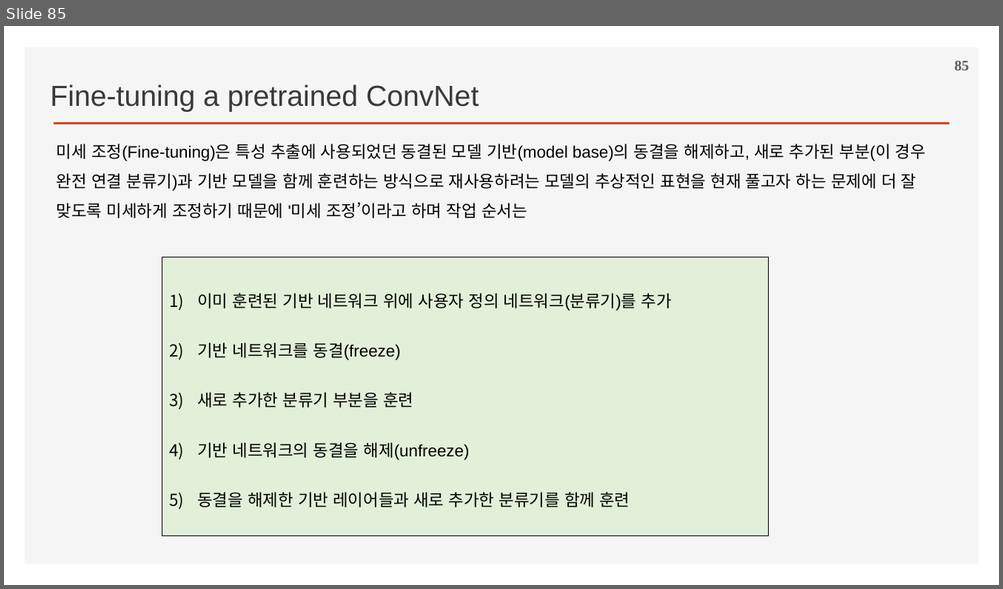
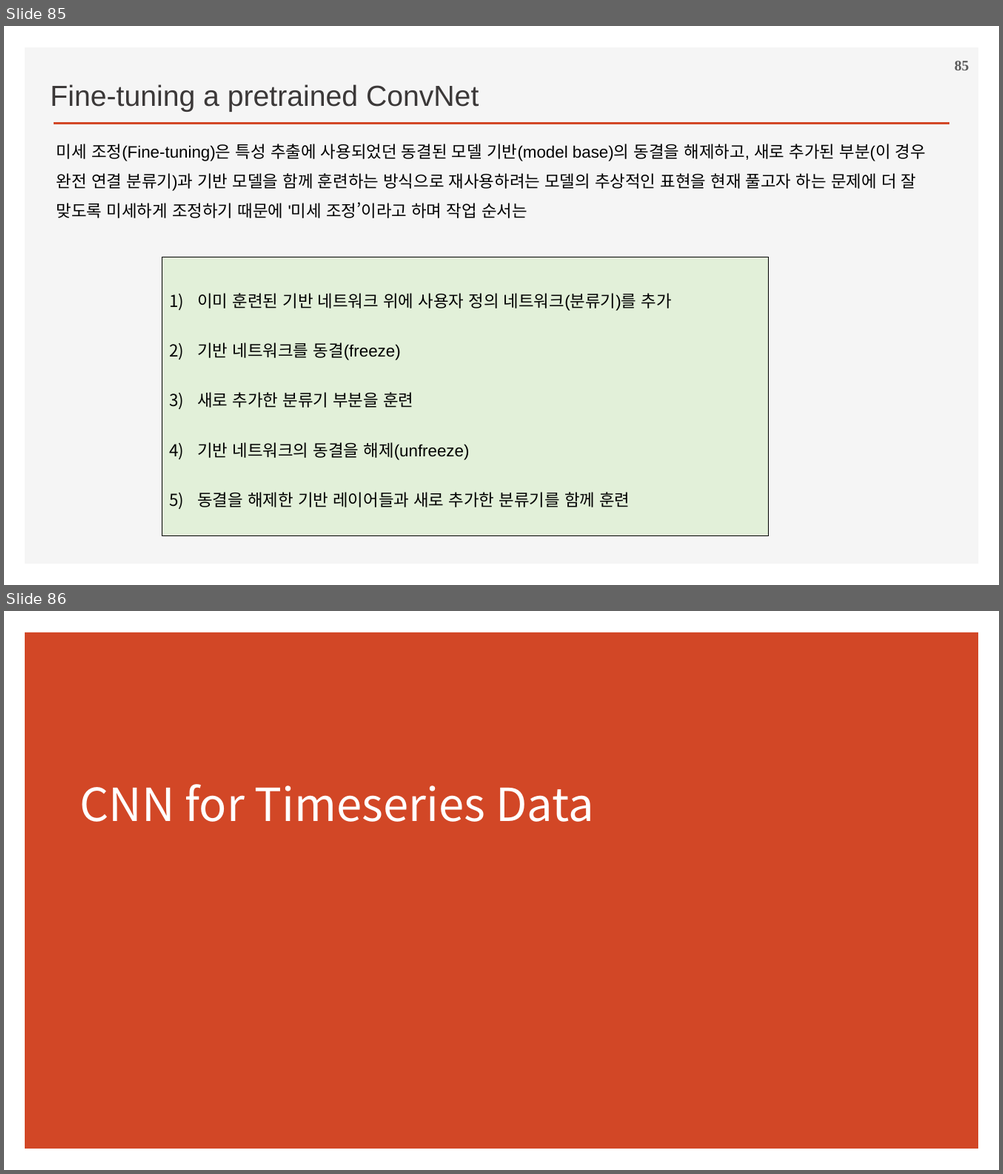
Before and after one commit to ancestor9/2026_Fall_Deep-Learning-with-Python, a slide deck: Chapter 08 Image Classification.pptx. Shown one above the other, each under a label of ours: slide 85 before the commit, slides 85 and 86 after it. The pictures are 1003x589 and 1003x1174 pixels, drawn with LibreOffice and Linux fonts; fonts in the diff are those of the drawing; background and template pictures are left out. Boxes give left, top, right and bottom in pixels: in the first picture for what was removed or moved away, otherwise in the second. Text is boxed around its words. In the diff, an @@ line names an element or a change of style, - is before the commit and + after.

```diff
--- a/Chapter 08 Image Classification.pptx
+++ b/Chapter 08 Image Classification.pptx
@@ slide 86 added at (4,611,999,1170), background #FFFFFF @@
@@ rectangle added at (25,632,979,1150), fill #D24726 @@
@@ title added at (79,784,594,822), 44 pt, text #FFFFFF @@
+CNN for Timeseries Data
```
Also in this commit, not shown: 4 other slides added.
